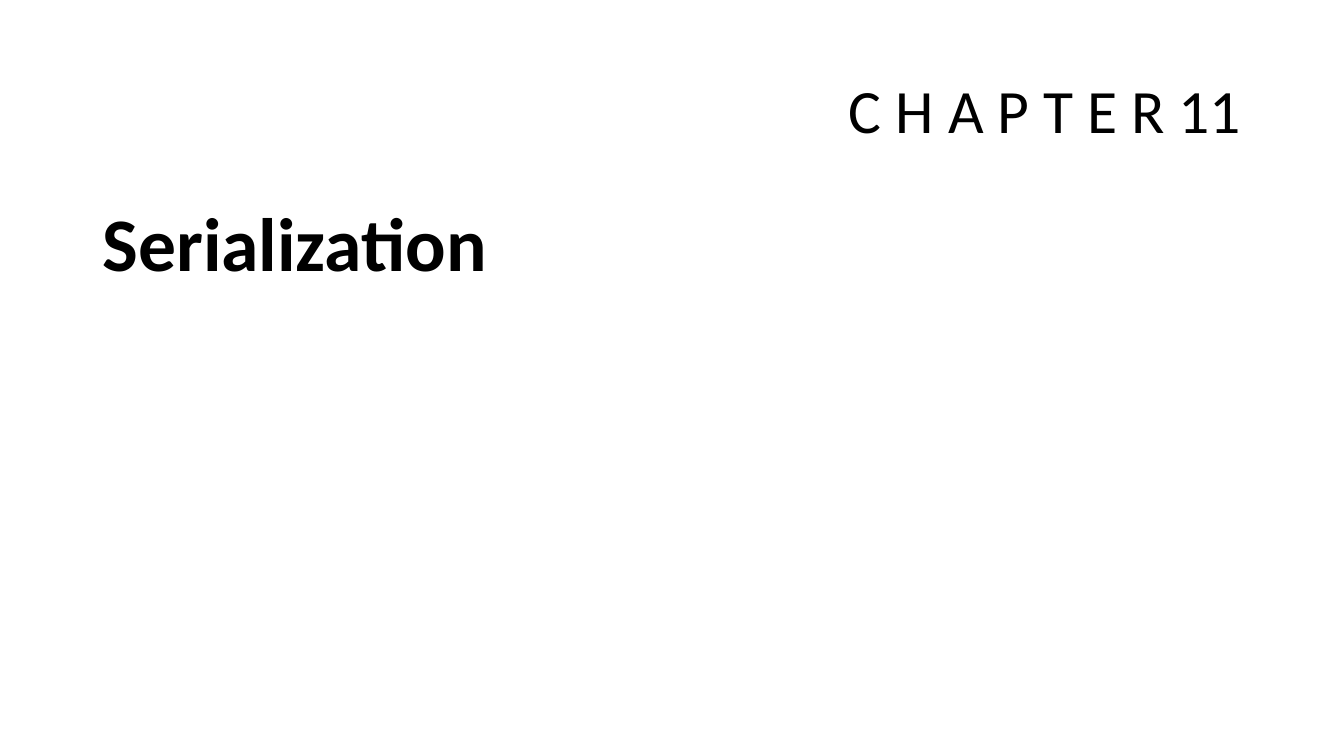
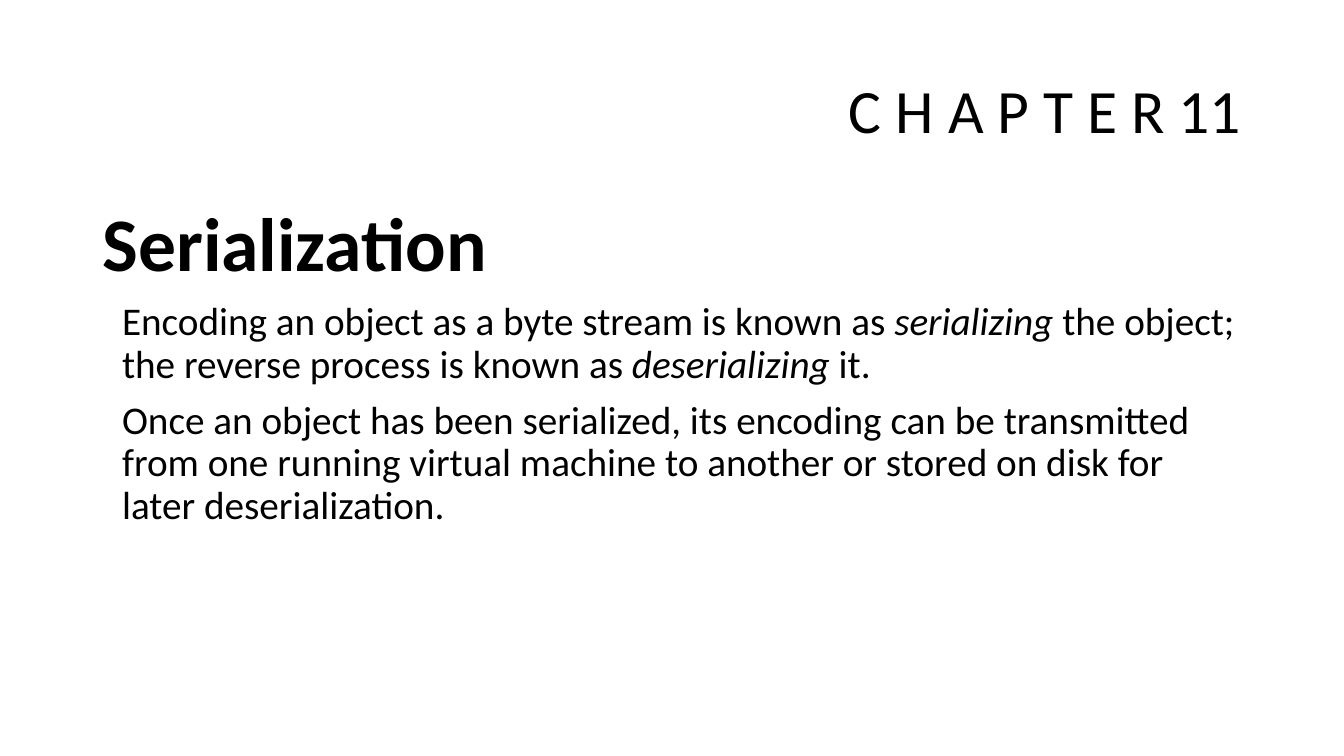
Before and after one commit to javamaster-llc/effective-java-examples-master, a slide deck: slide 67 of Study of Effective Java™.pptx (slide 52 before the commit). Drawn at 1344x756 pixels with LibreOffice and Linux fonts; fonts in the diff are those of the drawing. Boxes give left, top, right and bottom in pixels: in the first picture for what was removed or moved away, otherwise in the second. Text is boxed around its words. In the diff, an @@ line names an element or a change of style, - is before the commit and + after.

```diff
--- a/Study of Effective Java™.pptx
+++ b/Study of Effective Java™.pptx
@@ text at <box>122,307,1234,520</box>: paragraphs added @@
+Encoding an object as a byte stream is known as serializing the object; the reverse process is known as deserializing it.
+Once an object has been serialized, its encoding can be transmitted from one running virtual machine to another or stored on disk for later deserialization.
```
Also in this commit, not shown: 1 other slide changed, 20 slides added.
